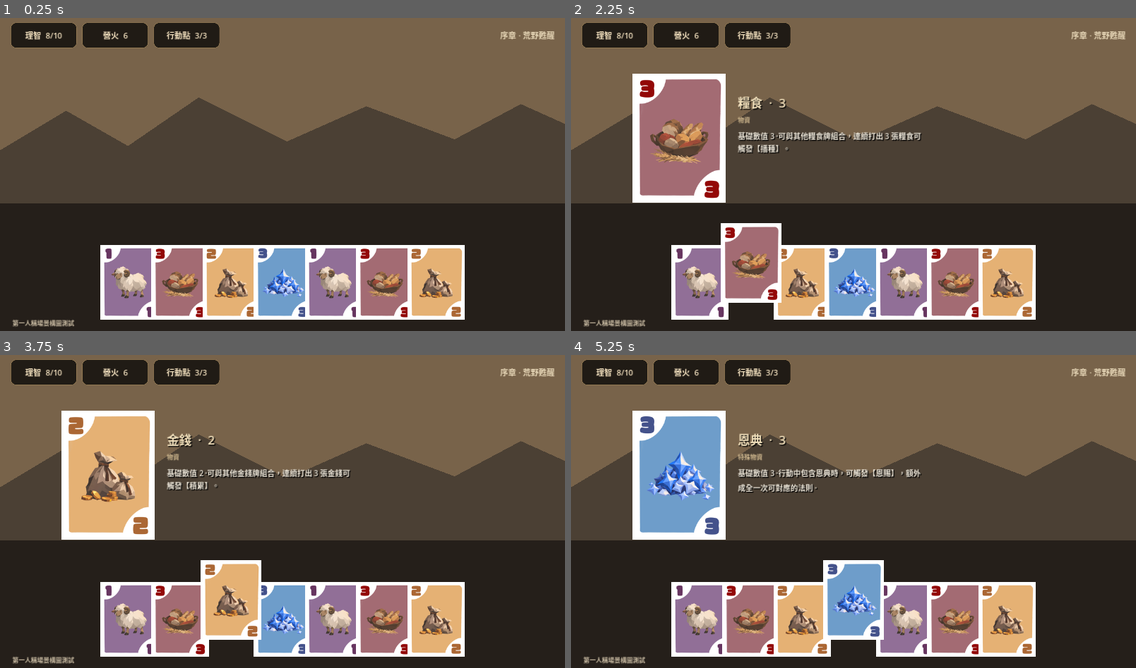
Above: before the commit, frames 1-4 (two rows, left to right).
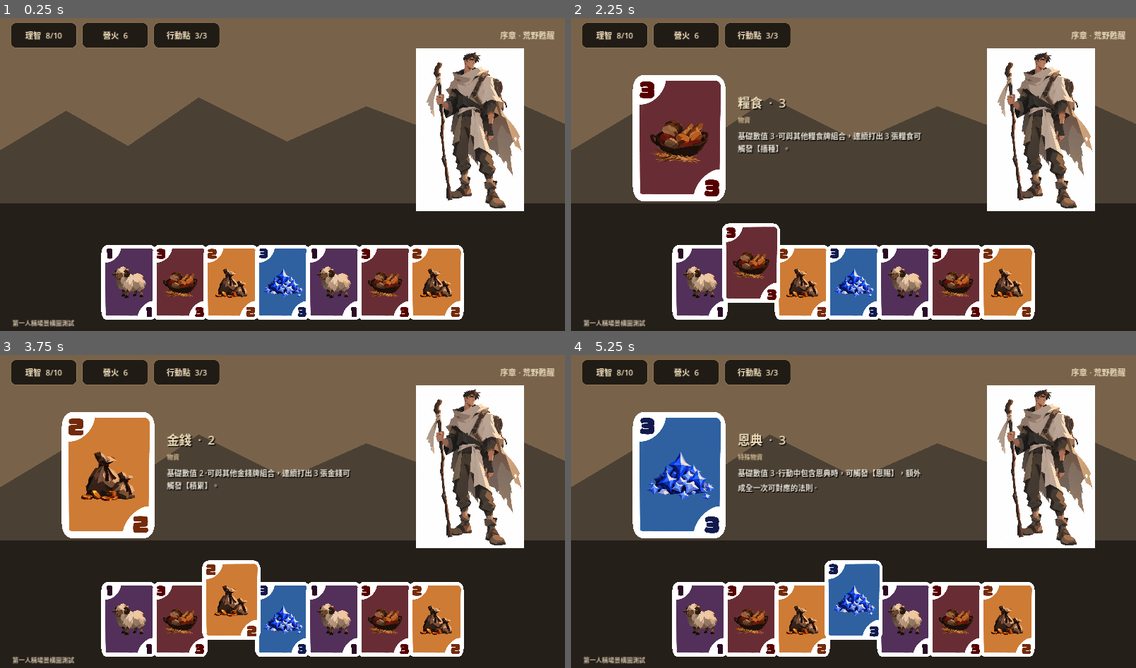
Above: after the commit, the same moments.

Repository: Timothy1007/shepherd
Game: Godot game, scene res://scenes/main.tscn
The game is run twice, just before and just after one commit, with the same random seed, the same clock (stepped at 60 frames per second) and the same inputs.
Inputs (mouse positions are in pixels of both pictures, inside the frame that each line leads up to):
- Up to frame 1 (0.25 s): no input
- Up to frame 2 (2.25 s): click (700, 284) at 0.52 s; click (700, 262) at 1.27 s; click (751, 284) at 2.02 s
- Up to frame 3 (3.75 s): click (180, 599) at 2.77 s; click (231, 621) at 3.52 s
- Up to frame 4 (5.25 s): click (802, 599) at 4.27 s; click (853, 621) at 5.02 s

The runs differ from the first frame. In frame 1, 22% of the frame differs, in the area x 17-93%, y 9-97%; in frame 2, 27%; in frame 3, 27%, in the area x 10-93%, y 9-97%; in frame 4, 27%.

Commit message:
fix: render reliable rounded cards and restore portrait asset

Diff:
--- a/godot/scripts/main.gd
+++ b/godot/scripts/main.gd
@@ -54,13 +54,13 @@
 	var spacer=Control.new(); spacer.size_flags_horizontal=Control.SIZE_EXPAND_FILL; top.add_child(spacer)
 	top.add_child(make_label("序章 · 荒野甦醒",18,Color("#e8d8b8")))
 
-	var portrait=TextureRect.new(); portrait.texture=load("res://../docs/art/reference/character-wanderer-v1去背.png"); portrait.expand_mode=TextureRect …(229 unchanged characters)…
+	var portrait=TextureRect.new(); portrait.texture=load("res://assets/characters/character-wanderer-v1.png"); portrait.expand_mode=TextureRect …(229 unchanged characters)…
 
 
 	var hand=HBoxContainer.new(); hand.position=Vector2(65,525); hand.size=Vector2(1150,180); hand.alignment=BoxContainer.ALIGNMENT_CENTER; hand.add_theme_constant_override("separation",-14); add_child(hand)
 	for item in hand_cards:
 		var slot=Control.new(); slot.custom_minimum_size=CARD_SIZE
-		var card=TextureButton.new(); card.size=CARD_SIZE; card.ignore_texture_size=true; card.stretch_mode=TextureButton.STRETCH_KEEP_ASPECT_CENTERED; card.texture_normal=_rounded_texture(item[2], CARD_SIZE, 26.0); slot.add_child(card); hand.add_child(slot)
+		var card=TextureButton.new(); card.size=CARD_SIZE; card.ignore_texture_size=true; card.stretch_mode=TextureButton.STRETCH_KEEP_ASPECT_CENTERED; card.texture_normal=load(item[2]); card.material=_rounded_card_material(0.11); slot.add_child(card); hand.add_child(slot)
 		card_home[card]=Vector2.ZERO
 		card.mouse_entered.connect(func(c=card): _hover_card(c, true))
 		card.mouse_exited.connect(func(c=card): _hover_card(c, false))
@@ -110,7 +110,7 @@
 	_show_inspector(data)
 
 func _show_inspector(data: Array) -> void:
-	inspector_card.texture=_rounded_texture(data[2], Vector2(210,293), 30.0)
+	inspector_card.texture=load(data[2]); inspector_card.material=_rounded_card_material(0.11)
 	for child in inspector_text.get_children():
 		child.queue_free()
 	var title=make_label(data[0] + "  ·  " + data[1],28,Color("#f4e2bd"))
@@ -153,19 +153,24 @@
 			_close_inspector()
 
 
-func _rounded_texture(path: String, target_size: Vector2, radius: float) -> ImageTexture:
-	var source: Texture2D = load(path)
-	var image: Image = source.get_image()
-	image.resize(int(target_size.x), int(target_size.y), Image.INTERPOLATE_LANCZOS)
-	var w: int = image.get_width()
-	var h: int = image.get_height()
-	var r: int = int(radius)
-	for y in range(h):
-		for x in range(w):
-			var dx: int = maxi(r - x, maxi(0, x - (w - 1 - r)))
-			var dy: int = maxi(r - y, maxi(0, y - (h - 1 - r)))
-			if dx > 0 and dy > 0 and dx * dx + dy * dy > r * r:
-				var col: Color = image.get_pixel(x,y)
-				col.a = 0.0
-				image.set_pixel(x,y,col)
-	return ImageTexture.create_from_image(image)
+
+func _rounded_card_material(radius: float) -> ShaderMaterial:
+	var shader := Shader.new()
+	shader.code = """shader_type canvas_item;
+uniform float radius = 0.11;
+void fragment() {
+	vec2 p = UV;
+	vec2 q = min(p, vec2(1.0) - p);
+	float r = radius;
+	if (q.x < r && q.y < r) {
+		vec2 d = vec2(r) - q;
+		if (length(d) > r) {
+			discard;
+		}
+	}
+	COLOR = texture(TEXTURE, UV) * COLOR;
+}"""
+	var material := ShaderMaterial.new()
+	material.shader = shader
+	material.set_shader_parameter("radius", radius)
+	return material
